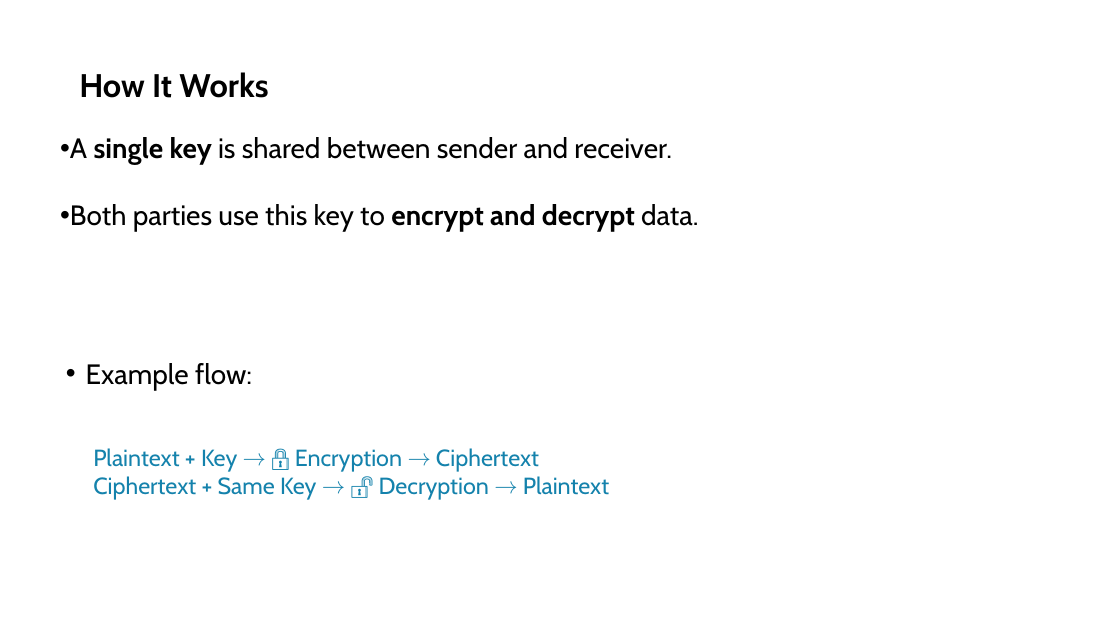
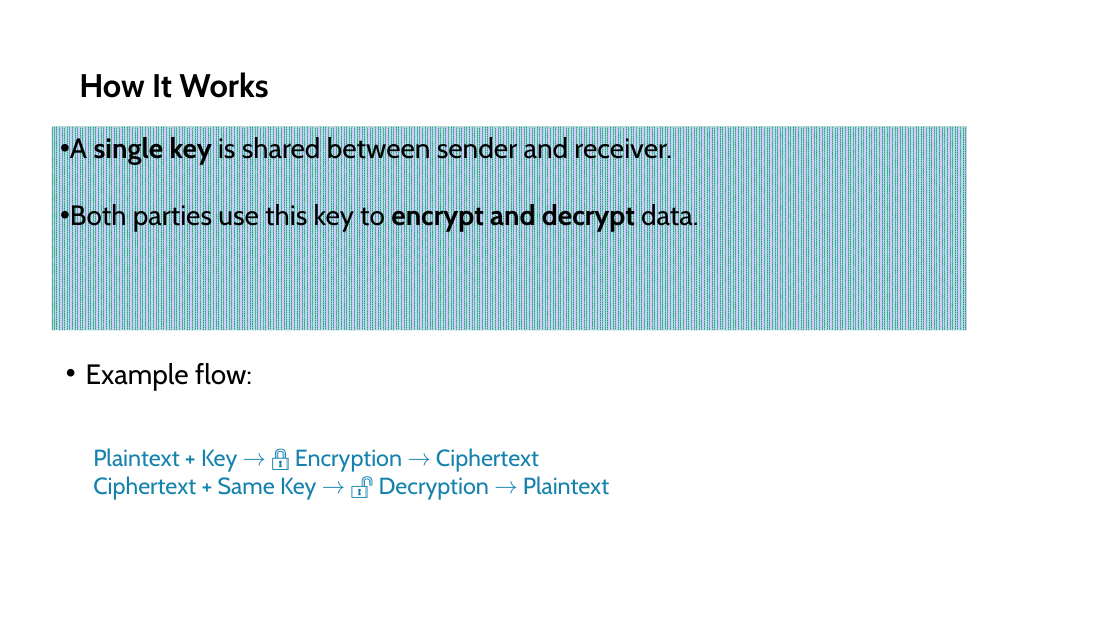
Before and after one commit to Anuragparashar01/aes, a slide deck: slide 3 of Anurag11.pptx. Drawn at 1120x630 pixels with LibreOffice and Linux fonts; fonts in the diff are those of the drawing. Boxes give left, top, right and bottom in pixels: in the first picture for what was removed or moved away, otherwise in the second. Text is boxed around its words. In the diff, an @@ line names an element or a change of style, - is before the commit and + after.

```diff
--- a/Anurag11.pptx
+++ b/Anurag11.pptx
@@ rectangle "A single key is shared ...": place and size @@
-rectangle "A single key is shared ..." at (70, 137, 698, 232)
+rectangle "A single key is shared ..." at (52, 127, 967, 330)
@@ rectangle "A single key is shared ..." at (52, 127, 967, 330): fill none to pattern #CCCCFF on #00B050 @@
```
Also in this commit, not shown: 9 other slides changed, 3 slides removed.
